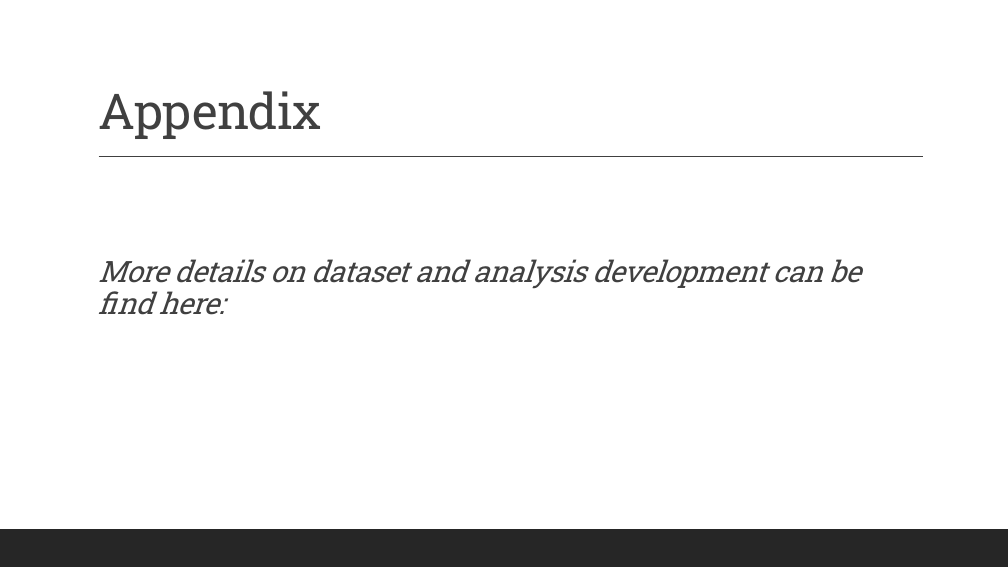
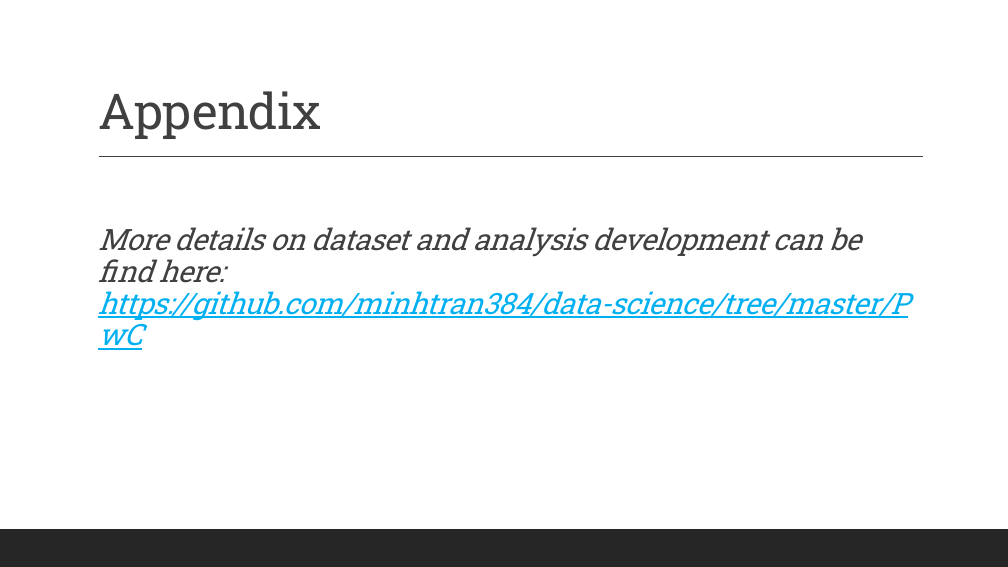
Before and after one commit to minhtran384/data-science, a slide deck: slide 13 of PwC/MinhTran_PwC_task2.pptx. Drawn at 1008x567 pixels with LibreOffice and Linux fonts; fonts in the diff are those of the drawing. Boxes give left, top, right and bottom in pixels: in the first picture for what was removed or moved away, otherwise in the second. Text is boxed around its words. In the diff, an @@ line names an element or a change of style, - is before the commit and + after.

Commit message:
update github link in the pp

```diff
--- a/PwC/MinhTran_PwC_task2.pptx
+++ b/PwC/MinhTran_PwC_task2.pptx
@@ text at <box>98,227,909,321</box>: text changed; text colour #404040 to #00B0F0 @@
-More details on dataset and analysis development can be find here:
+More details on dataset and analysis development can be find here: https://github.com/minhtran384/data-science/tree/master/PwC
```
